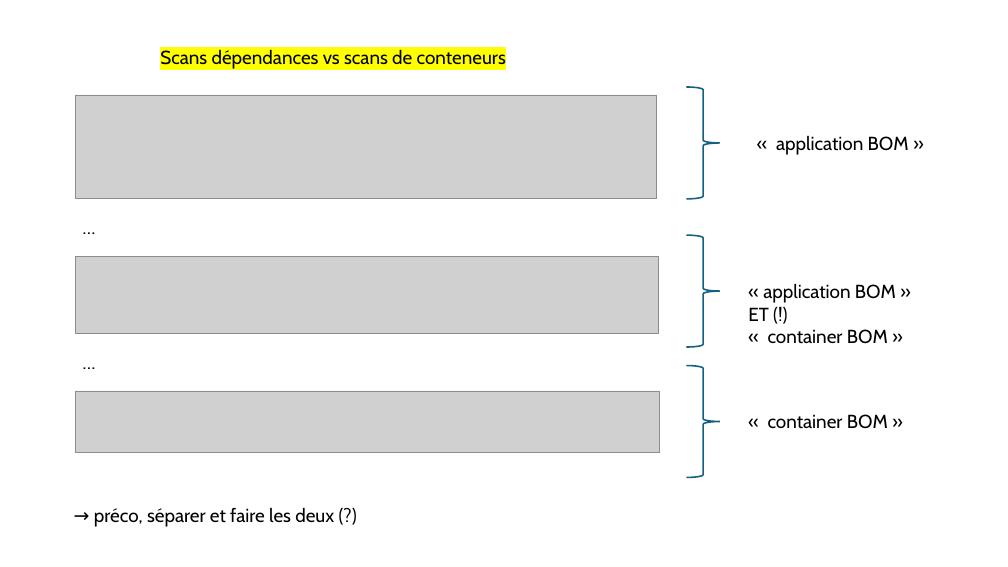
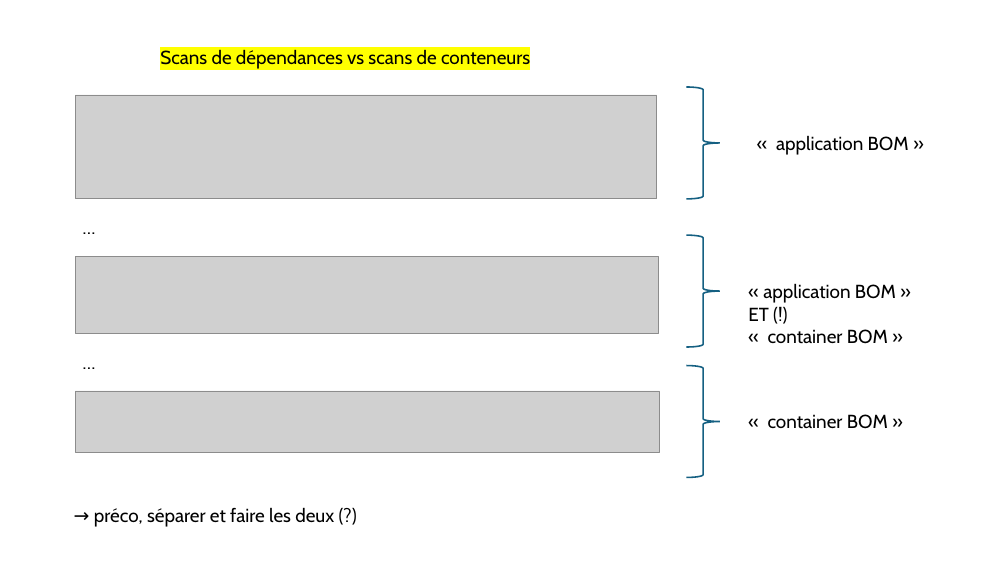
Before and after one commit to avergnaud/sboms, a slide deck: slide 10 of SBOM.pptx. Drawn at 1008x567 pixels with LibreOffice and Linux fonts; fonts in the diff are those of the drawing; grey boxes stand for pictures. Boxes give left, top, right and bottom in pixels: in the first picture for what was removed or moved away, otherwise in the second. Text is boxed around its words. In the diff, an @@ line names an element or a change of style, - is before the commit and + after.

Commit message:
doc

```diff
--- a/SBOM.pptx
+++ b/SBOM.pptx
@@ text at (x1=160, y1=49, x2=530, y2=69): text changed @@
-Scans dépendances vs scans de conteneurs
+Scans de dépendances vs scans de conteneurs
```
Also in this commit, not shown: 3 slides added, 1 slide removed.
